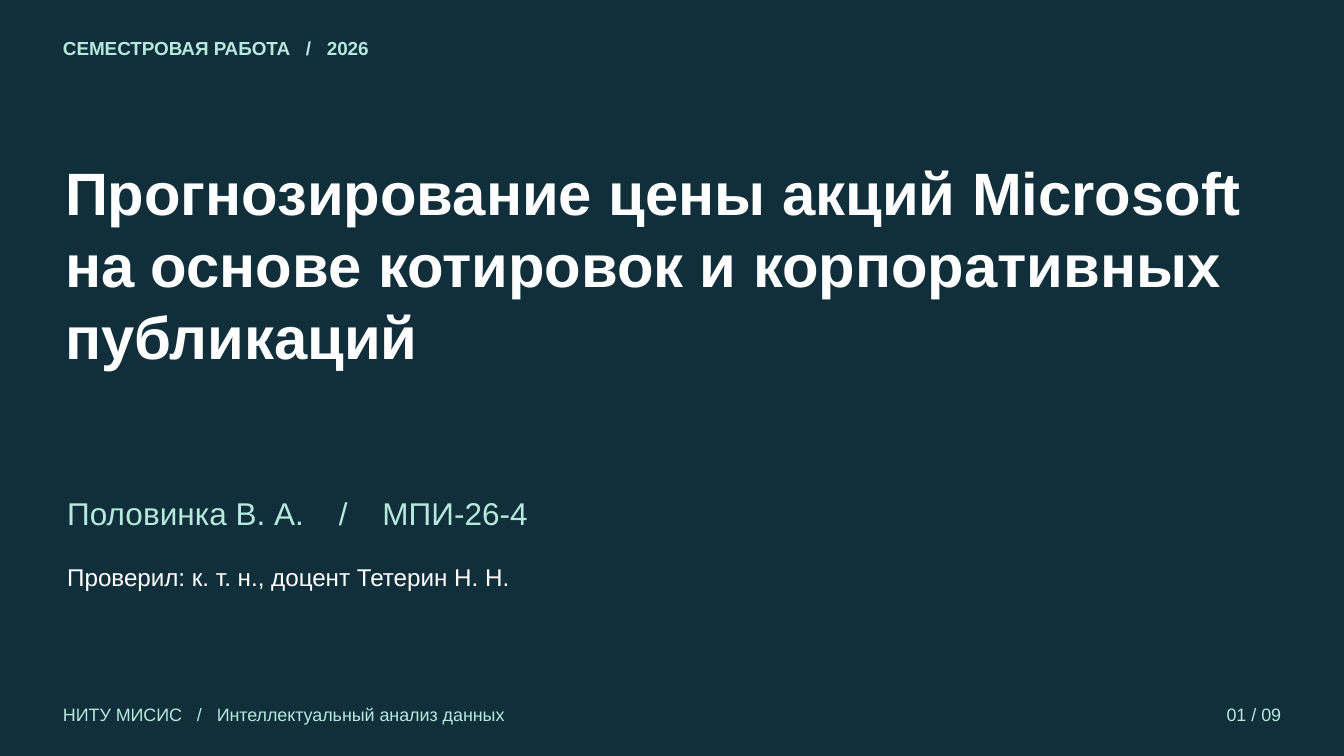
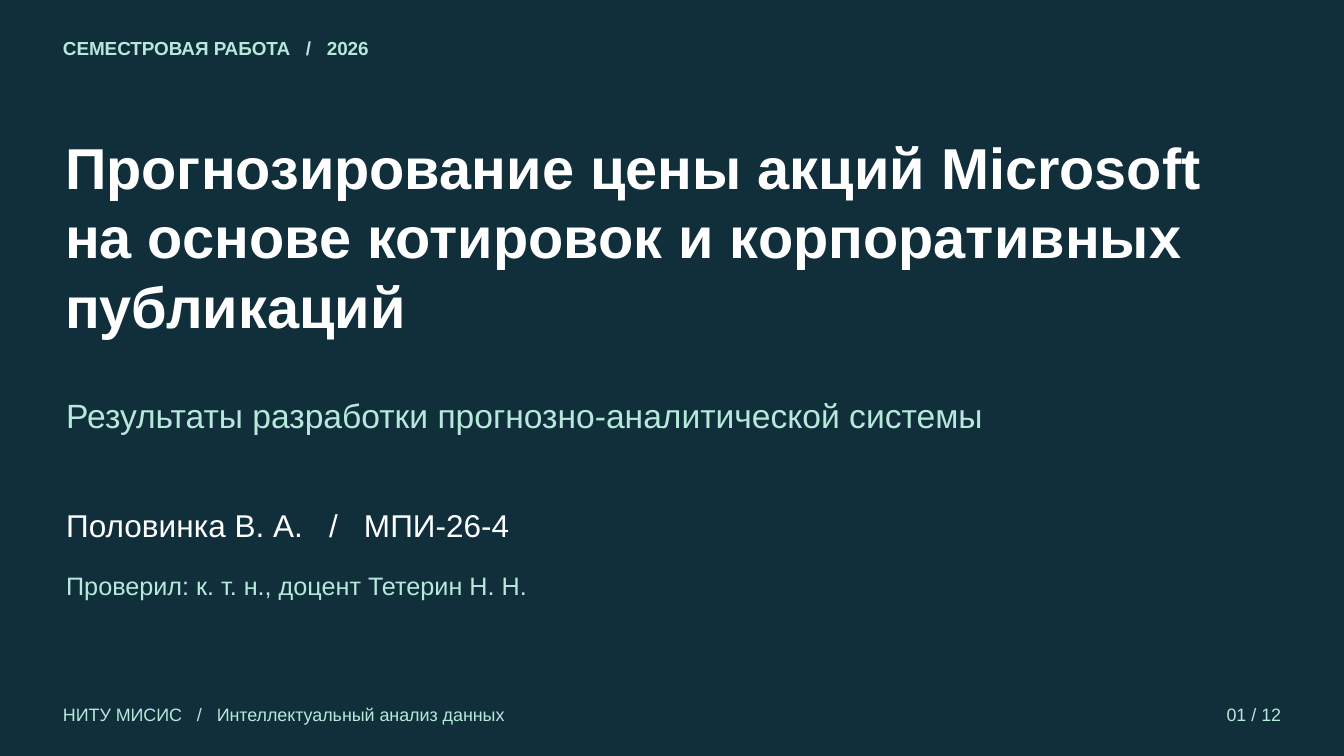
Before and after one commit to PolovinkaVA/iad-stock-market, a slide deck: slide 1 of reports/Презентация_ИАД_MSFT_Половинка_ВА.pptx. Drawn at 1344x756 pixels with LibreOffice and Linux fonts; fonts in the diff are those of the drawing. Boxes give left, top, right and bottom in pixels: in the first picture for what was removed or moved away, otherwise in the second. Text is boxed around its words. In the diff, an @@ line names an element or a change of style, - is before the commit and + after.

```diff
--- a/reports/Презентация_ИАД_MSFT_Половинка_ВА.pptx
+++ b/reports/Презентация_ИАД_MSFT_Половинка_ВА.pptx
@@ text "Прогнозирование цены акций Microsoft" moved from (x1=65, y1=170, x2=1241, y2=370) to (x1=65, y1=146, x2=1201, y2=338) @@
@@ text "Прогнозирование цены акций Microsoft" at (x1=65, y1=146, x2=1201, y2=338): size 42.8 to 41.2 pt @@
@@ text added at (x1=66, y1=403, x2=982, y2=435), 24 pt, text #B6E8DC @@
+Результаты разработки прогнозно-аналитической системы
@@ text "Половинка В. А. / МПИ-26-4" moved from (x1=67, y1=503, x2=527, y2=526) to (x1=66, y1=515, x2=509, y2=538) @@
@@ text "Половинка В. А. / МПИ-26-4" at (x1=66, y1=515, x2=509, y2=538): text colour #B6E8DC to #FFFFFF @@
@@ text "Проверил: к. т. н., доцент ..." moved from (x1=67, y1=569, x2=509, y2=591) to (x1=66, y1=577, x2=527, y2=601) @@
@@ text "Проверил: к. т. н., доцент ..." at (x1=66, y1=577, x2=527, y2=601): size 17.2 to 18 pt, text colour #FFFFFF to #B6E8DC @@
@@ text at (x1=1227, y1=708, x2=1281, y2=721): text changed @@
-01 / 09
+01 / 12
```
Also in this commit, not shown: 2 other slides changed, 9 slides added, 6 slides removed, 3 other files.
